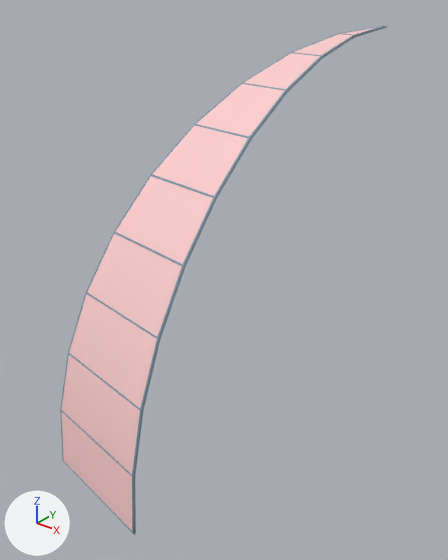
An edit to the FBX model Assets/Art/Models/RefinedModularKit/Modular_DomePanel_withoutDoorway.fbx, drawn before and after from the same camera.
One viewpoint serves both versions: a camera (50 mm lens) standing at (0.316, -0.666, 0.048) and looking at (-0.05, -0.209, -0.236). Every picture has the same lights, and +X, +Y and +Z are marked at lower left. The older version comes first. Where no turn or scale is listed for an object, it has been applied to the vertices.

In view in the first picture: 'DomePanel', 'Frame', 'Subframes'.
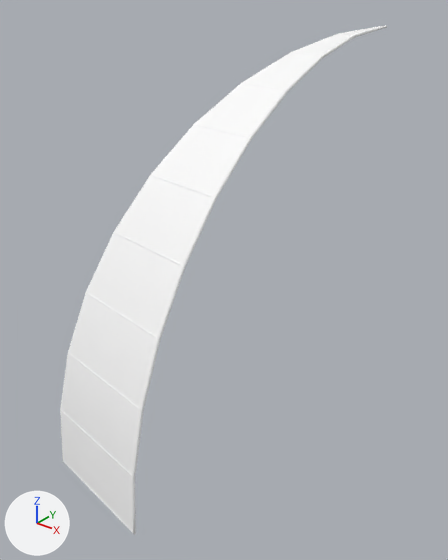
Pixel boxes (x1, y1, x2, y2) of what changed, in the pictures (448 x 560 px):
'DomePanel', recoloured (pink to white): (61, 28, 374, 530) in both
'Frame', recoloured: (60, 26, 387, 534) in both
'Subframes', recoloured: (61, 34, 353, 476) in both

What changed in the scene script:
```text
Add mat_lambert10:
    mat_lambert10 = principled_material('lambert10')
    mat_lambert10.base_color = (1.0, 1.0, 1.0)  # white #ffffff
Change me_mesh:
    where me_mesh.from_pydata(...)  # 42 vertices, 20 faces; spans x -0.124..0.0, y -0.402..0.0, z -0.4..0.002
    remove me_mesh.materials.append(mat_mat_dome)  # pink #ffd0d0
    add me_mesh.materials.append(mat_lambert10)  # white #ffffff
Change me_mesh_002:
    where me_mesh_002.from_pydata(...)  # 400 vertices, 328 faces; spans x -0.122..0.0, y -0.397..-0.058, z -0.339..-0.003
    remove me_mesh_002.materials.append(mat_mat_frames)  # greyish blue #8295a5
    add me_mesh_002.materials.append(mat_lambert10)  # white #ffffff
Change me_mesh_001:
    where me_mesh_001.from_pydata(...)  # 536 vertices, 536 faces; spans x -0.125..0.001, y -0.402..0.009, z -0.401..0.003
    remove me_mesh_001.materials.append(mat_mat_frames)  # greyish blue #8295a5
    add me_mesh_001.materials.append(mat_lambert10)  # white #ffffff
```
